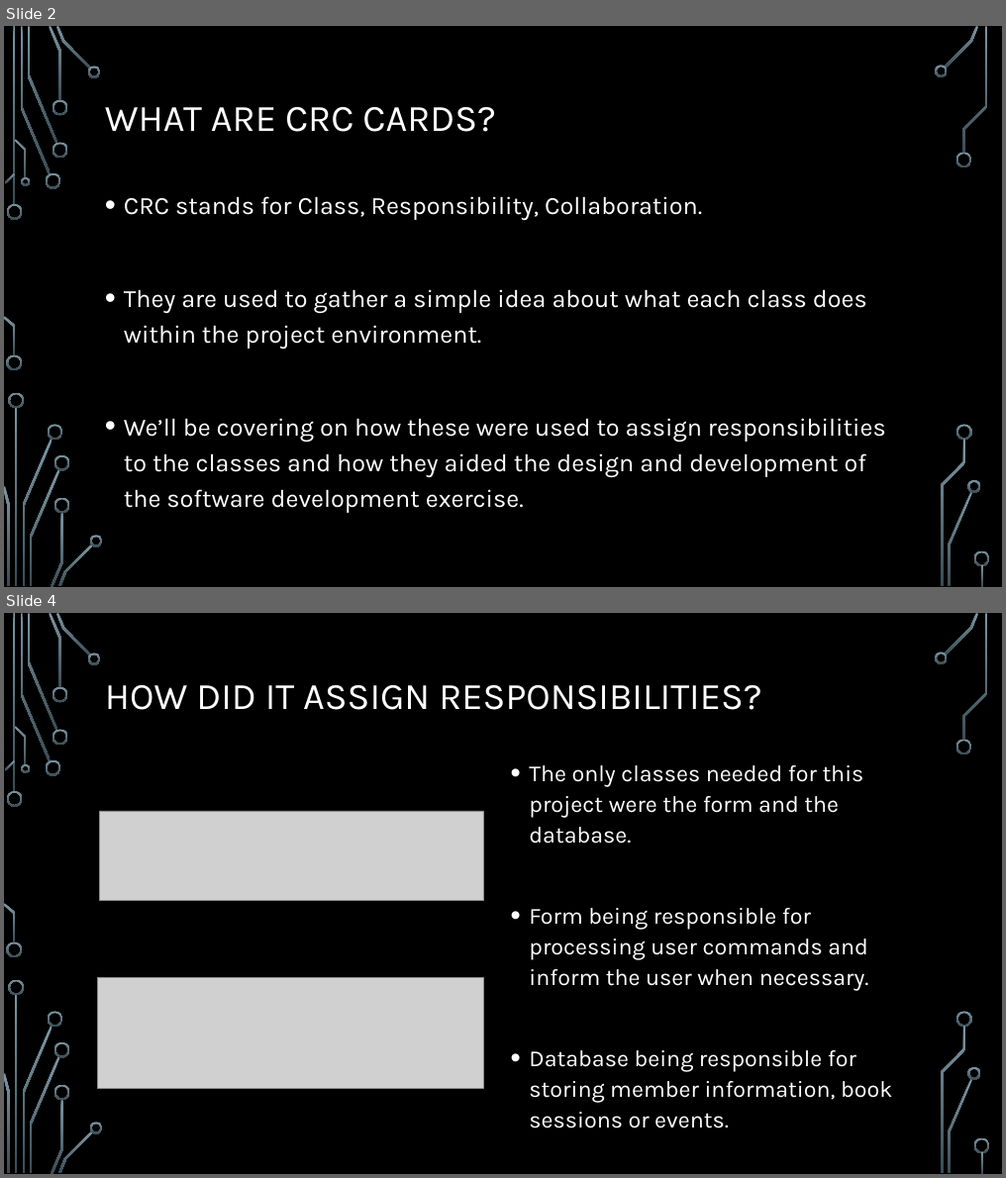
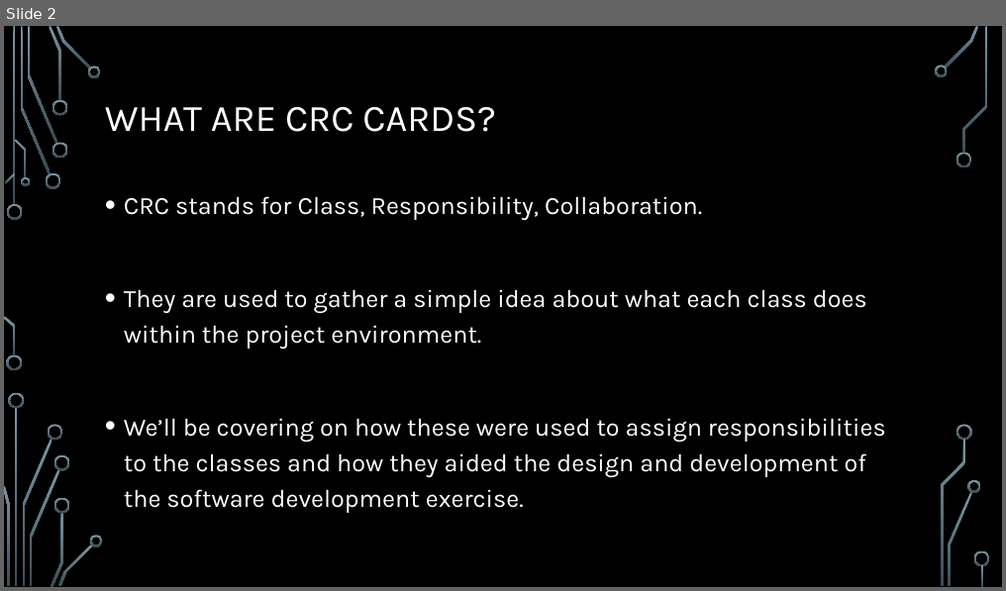
Before and after one commit to CodeBreaker707/Software-Systems-Development, a slide deck: Topic 4 - AE1.pptx. Shown one above the other, each under a label of ours: slides 2 and 4 before the commit, slide 2 after it; the slides between them are not shown. The pictures are 1006x1178 and 1006x591 pixels, drawn with LibreOffice and Linux fonts; fonts in the diff are those of the drawing; grey boxes stand for pictures; background and template pictures are left out. Boxes give left, top, right and bottom in pixels: in the first picture for what was removed or moved away, otherwise in the second. Text is boxed around its words. In the diff, an @@ line names an element or a change of style, - is before the commit and + after.

```diff
--- a/Topic 4 - AE1.pptx
+++ b/Topic 4 - AE1.pptx
@@ slide 4 removed at box(4, 613, 1002, 1174), background picture (left out); not listed: 36 template elements that a slide beside it also shows @@
@@ title removed at box(105, 685, 761, 710) @@
-HOW DID IT ASSIGN RESPONSIBILITIES?
@@ text removed at box(529, 765, 892, 1129) @@
-• The only classes needed for this project were the form and the database.
-• Form being responsible for processing user commands and inform the user when necessary.
-• Database being responsible for storing member information, book sessions or events.
@@ picture removed at box(100, 811, 484, 900) @@
@@ picture removed at box(98, 977, 484, 1088) @@
```
Also in this commit, not shown: 1 slide changed, 3 slides added, 4 other files.
